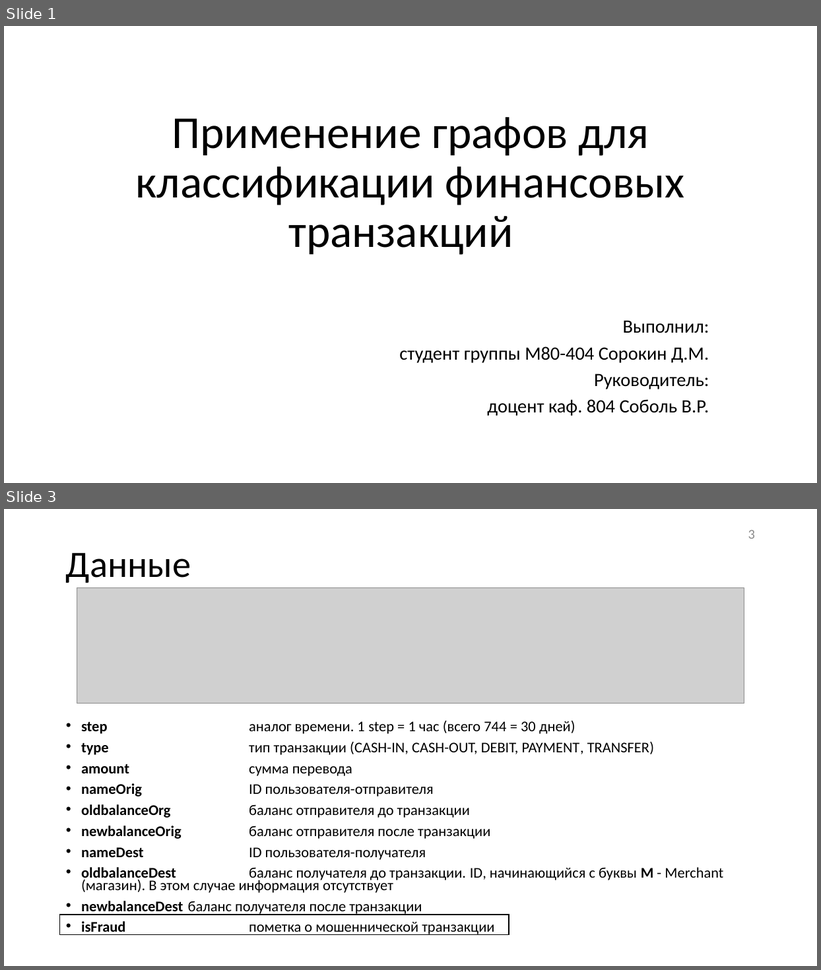
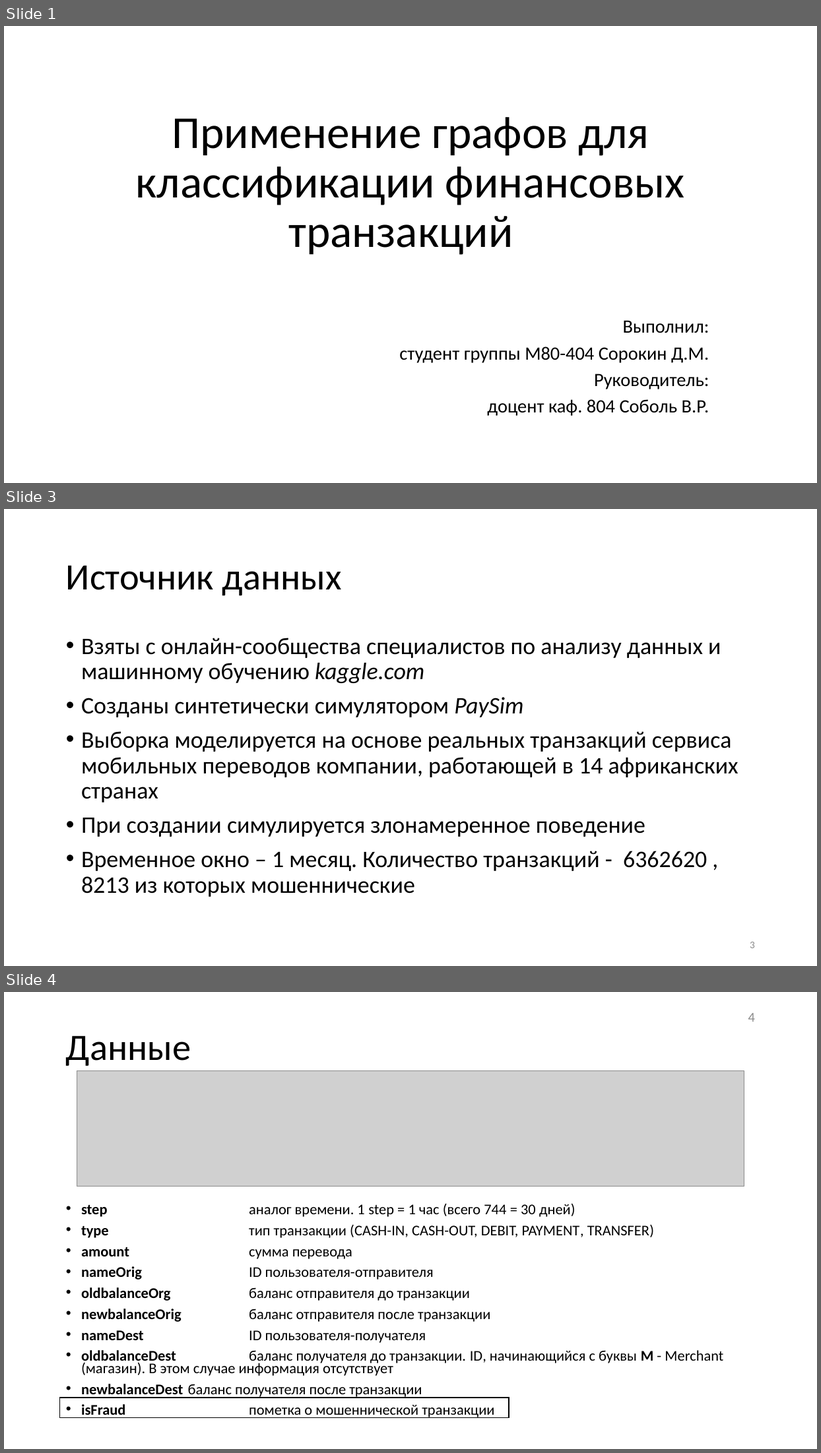
Before and after one commit to desoo40/mai_labs, a slide deck: diploma/00 Отчетность/0 Текст и презентация/Применение_графов_для_классификации.pptx. Shown one above the other, each under a label of ours: slides 1 and 3 before the commit, slides 1, 3 and 4 after it; the slides between them are not shown. The pictures are 821x970 and 821x1453 pixels, drawn with LibreOffice and Linux fonts; fonts in the diff are those of the drawing; grey boxes stand for pictures. Boxes give left, top, right and bottom in pixels: in the first picture for what was removed or moved away, otherwise in the second. Text is boxed around its words. In the diff, an @@ line names an element or a change of style, - is before the commit and + after.

```diff
--- a/diploma/00 Отчетность/0 Текст и презентация/Применение_графов_для_классификации.pptx
+++ b/diploma/00 Отчетность/0 Текст и презентация/Применение_графов_для_классификации.pptx
@@ slide 3 added at (4, 509, 817, 966), background #FFFFFF @@
@@ title added at (66, 565, 342, 596), 44 pt, text #000000 @@
+Источник данных
@@ text added at (81, 638, 739, 897), 28 pt, text #000000 @@
+• Взяты с онлайн-сообщества специалистов по анализу данных и машинному обучению kaggle.com
+• Созданы синтетически симулятором PaySim
+• Выборка моделируется на основе реальных транзакций сервиса мобильных переводов компании, работающей в 14 африканских странах
+• При создании симулируется злонамеренное поведение
+• Временное окно – 1 месяц. Количество транзакций - 6362620 , 8213 из которых мошеннические
@@ page number added at (750, 942, 755, 949), 12 pt, text #8C8C8C @@
+3
@@ what was slide 3 is now slide 4 @@
@@ page number at (748, 1013, 755, 1022): text changed @@
-3
+4
```
Also in this commit, not shown: 7 slides changed, 51 other files.
